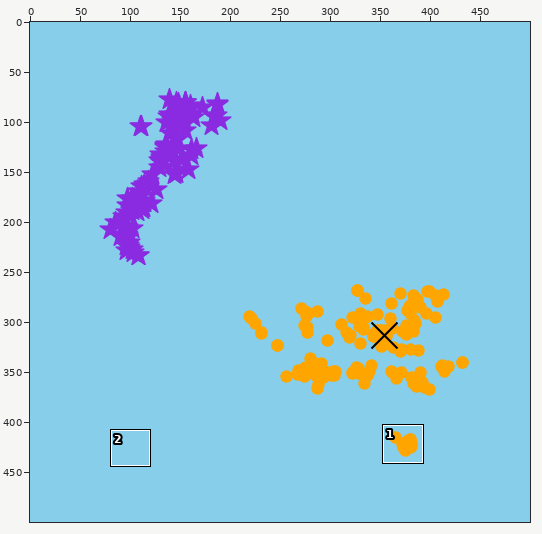
A sprite sheet gets an edit: result_tsne.png. The picture above shows the old version from afar; the outline marks the close-up.
Close-up. As it was:
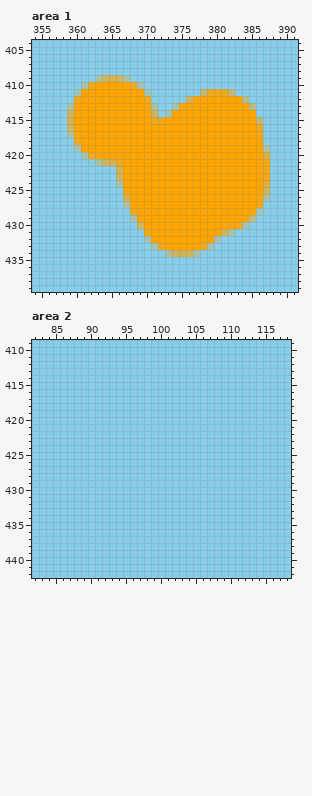
The file is 500x500 pixels. Colours within 5 levels of each other are drawn and written as one. Shown: area 1: x 354..391, y 404..439; area 2: x 82..118, y 409..442. The commit also changed other parts of the picture, which this record leaves out.
After the commit:
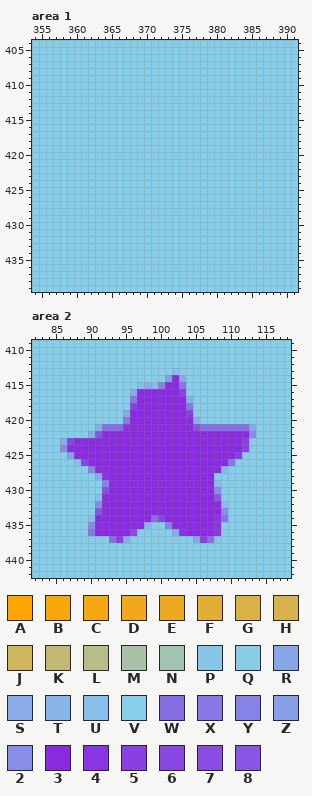
Palette (. is transparent): A #ffa500  B #f9a60a  C #f4a814  D #f1a91b  E #ecaa23  F #e2ae35  G #dab146  H #d7b24c  J #cfb55c  K #c2b874  L #b8bc88  M #a9c2a6  N #a3c4b3  P #87c6e7  Q #89cce5  R #87a6e8  S #87ace9  T #87b5e9  U #87beea  V #87ceeb  W #886ee5  X #8877e6  Y #8883e6  Z #879ee8  2 #888de7  3 #8a2be2  4 #8935e2  5 #8940e3  6 #8946e3  7 #894de3  8 #8955e4
Change:
--- area 1
@@ x 354..391 @@
 408 VVVVVVVVVVVVVVVVVVVVVVVVVVVVVVVVVVVVVV
-409 VVVVVVVVVMJHJMVVVVVVVVVVVVVVVVVVVVVVVV
-410 VVVVVVVNDAAAAADNVVVVVVVVVVVVVVVVVVVVVV
-411 VVVVVVNAAAAAAAAANVVVVVVQKEDEKQVVVVVVVV
-412 VVVVVVDAAAAAAAAADVVVVVJAAAAAAALVVVVVVV
-413 VVVVVMAAAAAAAAAAAMVVNBAAAAAAAAALVVVVVV
-414 VVVVVJAAAAAAAAAAAJVNAAAAAAAAAAAAVVVVVV
-415 VVVVVHAAAAAAAAAAAEEAAAAAAAAAAAAAKVVVVV
-416 VVVVVJAAAAAAAAAAAAAAAAAAAAAAAAAAEVVVVV
-417 VVVVVMAAAAAAAAAAAAAAAAAAAAAAAAAACVVVVV
-418 VVVVVVDAAAAAAAAAAAAAAAAAAAAAAAAAAVVVVV
-419 VVVVVVNAAAAAAAAAAAAAAAAAAAAAAAAAAMVVVV
-420 VVVVVVVNDAAAAAAAAAAAAAAAAAAAAAAAAGVVVV
-421 VVVVVVVVVMJHEAAAAAAAAAAAAAAAAAAAADVVVV
-422 VVVVVVVVVVVVHAAAAAAAAAAAAAAAAAAAACVVVV
-423 VVVVVVVVVVVVJAAAAAAAAAAAAAAAAAAAADVVVV
-424 VVVVVVVVVVVVMAAAAAAAAAAAAAAAAAAAAFVVVV
-425 VVVVVVVVVVVVVBAAAAAAAAAAAAAAAAAAAJVVVV
-426 VVVVVVVVVVVVVGAAAAAAAAAAAAAAAAAAAMVVVV
-427 VVVVVVVVVVVVVMAAAAAAAAAAAAAAAAAACVVVVV
-428 VVVVVVVVVVVVVVCAAAAAAAAAAAAAAAAANVVVVV
-429 VVVVVVVVVVVVVVNAAAAAAAAAAAAAAAALVVVVVV
-430 VVVVVVVVVVVVVVVJAAAAAAAAAAAAACNVVVVVVV
-431 VVVVVVVVVVVVVVVVCAAAAAAAAABJMVVVVVVVVV
-432 VVVVVVVVVVVVVVVVNAAAAAAAAANVVVVVVVVVVV
-433 VVVVVVVVVVVVVVVVVNDAAAAADNVVVVVVVVVVVV
-434 VVVVVVVVVVVVVVVVVVVMJHJMVVVVVVVVVVVVVV
+409 VVVVVVVVVVVVVVVVVVVVVVVVVVVVVVVVVVVVVV
+410 VVVVVVVVVVVVVVVVVVVVVVVVVVVVVVVVVVVVVV
+411 VVVVVVVVVVVVVVVVVVVVVVVVVVVVVVVVVVVVVV
+412 VVVVVVVVVVVVVVVVVVVVVVVVVVVVVVVVVVVVVV
+413 VVVVVVVVVVVVVVVVVVVVVVVVVVVVVVVVVVVVVV
+414 VVVVVVVVVVVVVVVVVVVVVVVVVVVVVVVVVVVVVV
+415 VVVVVVVVVVVVVVVVVVVVVVVVVVVVVVVVVVVVVV
+416 VVVVVVVVVVVVVVVVVVVVVVVVVVVVVVVVVVVVVV
+417 VVVVVVVVVVVVVVVVVVVVVVVVVVVVVVVVVVVVVV
+418 VVVVVVVVVVVVVVVVVVVVVVVVVVVVVVVVVVVVVV
+419 VVVVVVVVVVVVVVVVVVVVVVVVVVVVVVVVVVVVVV
+420 VVVVVVVVVVVVVVVVVVVVVVVVVVVVVVVVVVVVVV
+421 VVVVVVVVVVVVVVVVVVVVVVVVVVVVVVVVVVVVVV
+422 VVVVVVVVVVVVVVVVVVVVVVVVVVVVVVVVVVVVVV
+423 VVVVVVVVVVVVVVVVVVVVVVVVVVVVVVVVVVVVVV
+424 VVVVVVVVVVVVVVVVVVVVVVVVVVVVVVVVVVVVVV
+425 VVVVVVVVVVVVVVVVVVVVVVVVVVVVVVVVVVVVVV
+426 VVVVVVVVVVVVVVVVVVVVVVVVVVVVVVVVVVVVVV
+427 VVVVVVVVVVVVVVVVVVVVVVVVVVVVVVVVVVVVVV
+428 VVVVVVVVVVVVVVVVVVVVVVVVVVVVVVVVVVVVVV
+429 VVVVVVVVVVVVVVVVVVVVVVVVVVVVVVVVVVVVVV
+430 VVVVVVVVVVVVVVVVVVVVVVVVVVVVVVVVVVVVVV
+431 VVVVVVVVVVVVVVVVVVVVVVVVVVVVVVVVVVVVVV
+432 VVVVVVVVVVVVVVVVVVVVVVVVVVVVVVVVVVVVVV
+433 VVVVVVVVVVVVVVVVVVVVVVVVVVVVVVVVVVVVVV
+434 VVVVVVVVVVVVVVVVVVVVVVVVVVVVVVVVVVVVVV
 435 VVVVVVVVVVVVVVVVVVVVVVVVVVVVVVVVVVVVVV
--- area 2
@@ x 82..118 @@
 412 VVVVVVVVVVVVVVVVVVVVVVVVVVVVVVVVVVVVV
-413 VVVVVVVVVVVVVVVVVVVVVVVVVVVVVVVVVVVVV
-414 VVVVVVVVVVVVVVVVVVVVVVVVVVVVVVVVVVVVV
-415 VVVVVVVVVVVVVVVVVVVVVVVVVVVVVVVVVVVVV
-416 VVVVVVVVVVVVVVVVVVVVVVVVVVVVVVVVVVVVV
-417 VVVVVVVVVVVVVVVVVVVVVVVVVVVVVVVVVVVVV
-418 VVVVVVVVVVVVVVVVVVVVVVVVVVVVVVVVVVVVV
-419 VVVVVVVVVVVVVVVVVVVVVVVVVVVVVVVVVVVVV
-420 VVVVVVVVVVVVVVVVVVVVVVVVVVVVVVVVVVVVV
-421 VVVVVVVVVVVVVVVVVVVVVVVVVVVVVVVVVVVVV
-422 VVVVVVVVVVVVVVVVVVVVVVVVVVVVVVVVVVVVV
-423 VVVVVVVVVVVVVVVVVVVVVVVVVVVVVVVVVVVVV
-424 VVVVVVVVVVVVVVVVVVVVVVVVVVVVVVVVVVVVV
-425 VVVVVVVVVVVVVVVVVVVVVVVVVVVVVVVVVVVVV
-426 VVVVVVVVVVVVVVVVVVVVVVVVVVVVVVVVVVVVV
-427 VVVVVVVVVVVVVVVVVVVVVVVVVVVVVVVVVVVVV
-428 VVVVVVVVVVVVVVVVVVVVVVVVVVVVVVVVVVVVV
-429 VVVVVVVVVVVVVVVVVVVVVVVVVVVVVVVVVVVVV
-430 VVVVVVVVVVVVVVVVVVVVVVVVVVVVVVVVVVVVV
-431 VVVVVVVVVVVVVVVVVVVVVVVVVVVVVVVVVVVVV
-432 VVVVVVVVVVVVVVVVVVVVVVVVVVVVVVVVVVVVV
-433 VVVVVVVVVVVVVVVVVVVVVVVVVVVVVVVVVVVVV
-434 VVVVVVVVVVVVVVVVVVVVVVVVVVVVVVVVVVVVV
-435 VVVVVVVVVVVVVVVVVVVVVVVVVVVVVVVVVVVVV
-436 VVVVVVVVVVVVVVVVVVVVVVVVVVVVVVVVVVVVV
-437 VVVVVVVVVVVVVVVVVVVVVVVVVVVVVVVVVVVVV
+413 VVVVVVVVVVVVVVVVVVVVUVVVVVVVVVVVVVVVV
+414 VVVVVVVVVVVVVVVVVVVZ3SVVVVVVVVVVVVVVV
+415 VVVVVVVVVVVVVVVUSUY33XVVVVVVVVVVVVVVV
+416 VVVVVVVVVVVVVVS3333335VVVVVVVVVVVVVVV
+417 VVVVVVVVVVVVVVX3333333SVVVVVVVVVVVVVV
+418 VVVVVVVVVVVVVV53333333XVVVVVVVVVVVVVV
+419 VVVVVVVVVVVVVS333333335VVVVVVVVVVVVVV
+420 VVVVVVVVVVVVVX333333333SVVVVVVVVVVVVV
+421 VVVVVVVVVSWWW43333333338WWWWWWWSVVVVV
+422 VVVVVVVVS83333333333333333333332VVVVV
+423 VVVVS63333333333333333333333335VVVVVV
+424 VVVV233333333333333333333333335VVVVVV
+425 VVVVVZ333333333333333333333335VVVVVVV
+426 VVVVVVU633333333333333333333XVVVVVVVV
+427 VVVVVVVVY333333333333333333TVVVVVVVVV
+428 VVVVVVVVVS4333333333333333VVVVVVVVVVV
+429 VVVVVVVVVVY333333333333333UVVVVVVVVVV
+430 VVVVVVVVVV73333333333333332VVVVVVVVVV
+431 VVVVVVVVVU33333333333333338VVVVVVVVVV
+432 VVVVVVVVV233333333333333333UVVVVVVVVV
+433 VVVVVVVVV8333333333333333332VVVVVVVVV
+434 VVVVVVVVU33333333W633333334XVVVVVVVVV
+435 VVVVVVVV23333333TVVY3333334VVVVVVVVVV
+436 VVVVVVVVX333337VVVVVS433334VVVVVVVVVV
+437 VVVVVVVVVQVW5SVVVVVVVVVR5WPVVVVVVVVVV
 438 VVVVVVVVVVVVVVVVVVVVVVVVVVVVVVVVVVVVV
Pixel boxes of the changes (left, top, right, bottom) in both close-ups:
changed: (67, 75, 270, 257)
changed: (60, 368, 256, 543)
